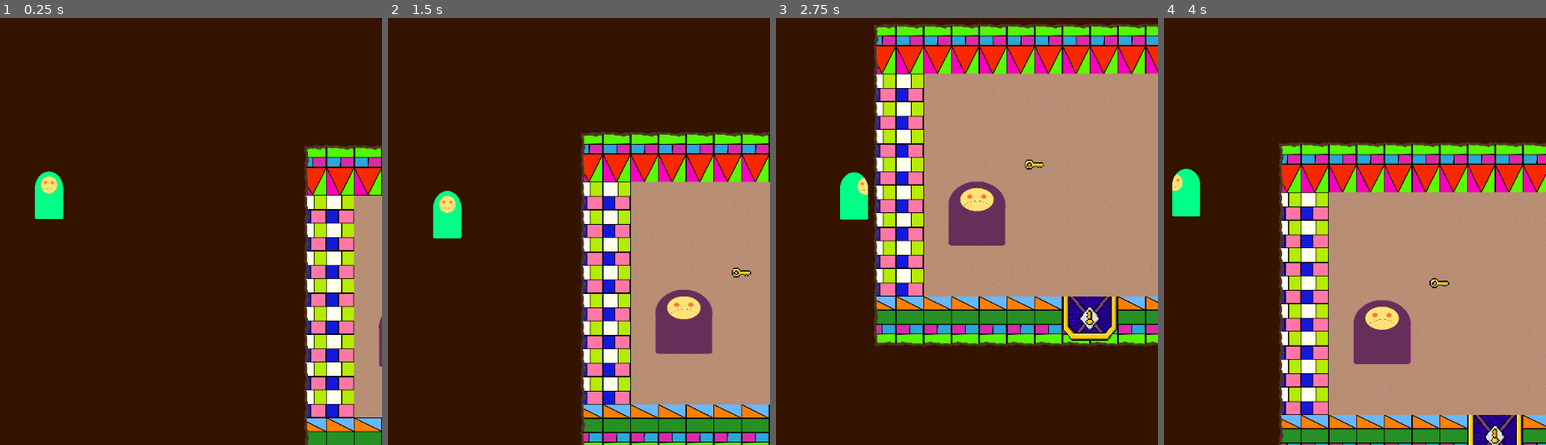
Above: before the commit, frames 1-4 (left to right).
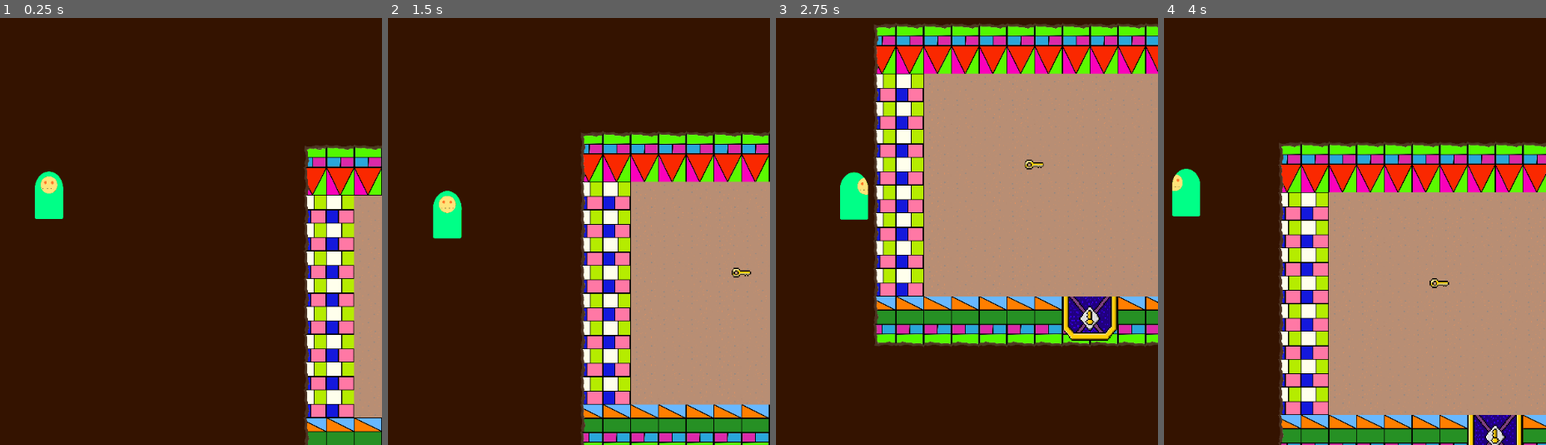
Above: after the commit, the same moments.

Repository: PedroSTVeras/AssetChangeScenes
Game: Godot game, scene res://Scenes/Salas/Corredor.tscn
Two runs of this game, one before a commit and one after it. Both use one fixed random seed, a clock stepped at 60 frames per second and the inputs below. This scene is started directly instead of the project's main scene.
Inputs:
- Up to frame 1 (0.25 s): no input
- Up to frame 2 (1.5 s): tap Enter (ui_accept) at 0.5, 0.77 s; hold Right (ui_right) 0.53-1.28 s; hold Down (ui_down) from 1.28 s (still down)
- Up to frame 3 (2.75 s): tap Enter (ui_accept) at 1.52 s; release Down (ui_down) at 2.03 s; hold Right (ui_right) from 2.03 s (still down)
- Up to frame 4 (4 s): release Right (ui_right) at 2.78 s; hold Up (ui_up) 2.78-3.53 s; tap Enter (ui_accept) at 3.02, 3.77 s; hold Left (ui_left) from 3.53 s (still down)

The runs differ from the first frame. In frame 1, 0.1% of the frame differs, in the area x 99-100%, y 69-82%; in frame 2, 2.1%, in the area x 69-85%, y 63-79%; in frame 3, 2.1%; in frame 4, 2.1%.

Commit message:
Thumbs and small review

Diff:
--- a/Scenes/Salas/Corredor.tscn
+++ b/Scenes/Salas/Corredor.tscn
@@ -1,21 +1,15 @@
-[gd_scene load_steps=9 format=2]
+[gd_scene load_steps=7 format=2]
 
 [ext_resource path="res://Scripts/Outros/SavePlayer.gd" type="Script" id=1]
 [ext_resource path="res://Sprites/Tileset/Parede.png" type="Texture" id=2]
 [ext_resource path="res://Tiles.tres" type="TileSet" id=3]
 [ext_resource path="res://Scenes/Outros/Door.tscn" type="PackedScene" id=4]
 [ext_resource path="res://Sprites/Itens/Key.png" type="Texture" id=5]
-[ext_resource path="res://Sprites/Player/jogador_3.png" type="Texture" id=6]
 
 [sub_resource type="RectangleShape2D" id=1]
 
 custom_solver_bias = 0.0
-extents = Vector2( 10.4513, 7.07958 )
-
-[sub_resource type="CircleShape2D" id=2]
-
-custom_solver_bias = 0.0
-radius = 147.133
+extents = Vector2( 8.40356, 4.63477 )
 
 [node name="Corredor" type="Node2D" index="0"]
 
@@ -117,27 +111,3 @@
 position = Vector2( 0.350727, 0.308083 )
 shape = SubResource( 1 )
 _sections_unfolded = [ "Material", "Transform", "Visibility" ]
-
-[node name="Key2" type="StaticBody2D" parent="." index="5" groups=[
-"key",
-]]
-
-input_pickable = false
-collision_layer = 4
-collision_mask = 2
-constant_linear_velocity = Vector2( 0, 0 )
-constant_angular_velocity = 0.0
-friction = 1.0
-bounce = 0.0
-_sections_unfolded = [ "Collision" ]
-
-[node name="Sprite" type="Sprite" parent="Key2" index="0"]
-
-position = Vector2( 1643.95, 643.18 )
-scale = Vector2( 1, 0.676587 )
-texture = ExtResource( 6 )
-
-[node name="CollisionShape2D" type="CollisionShape2D" parent="Key2" index="1"]
-
-position = Vector2( 1651.5, 647.006 )
-shape = SubResource( 2 )
Binary file added: thumb1.PNG
Not shown, added: thumb1.PNG.import
Binary file added: thumb2.PNG
Not shown, added: thumb2.PNG.import
